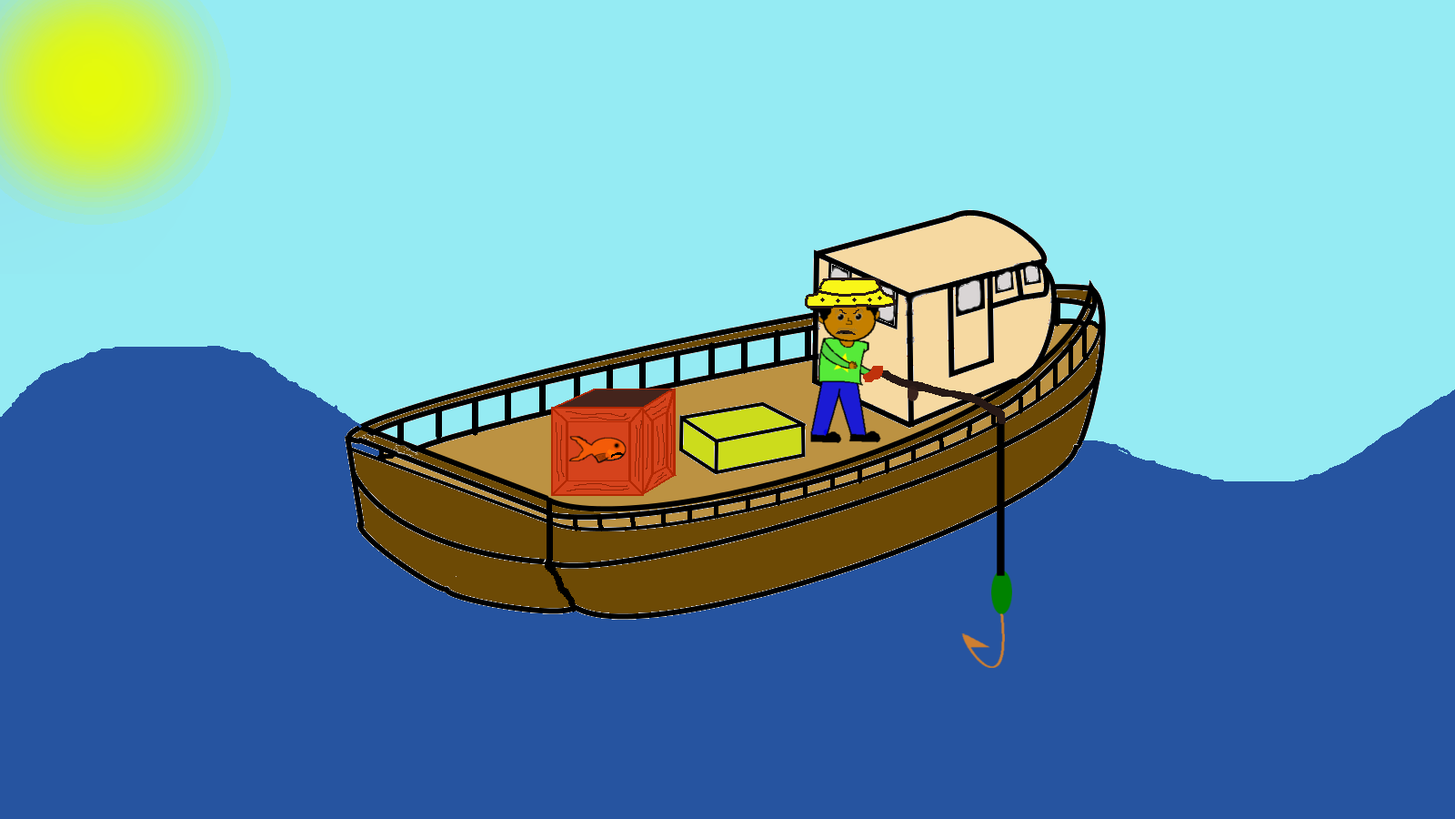
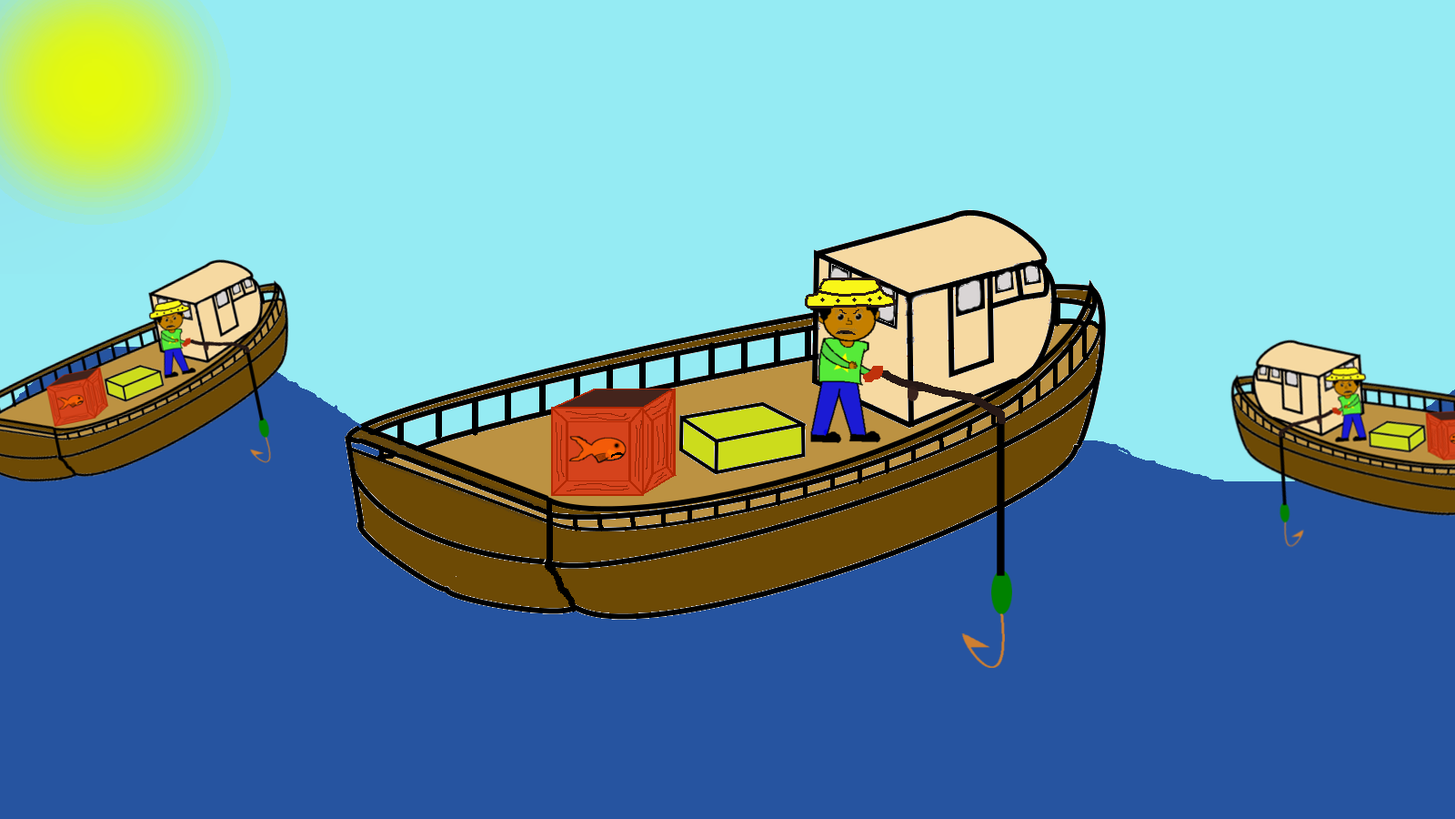
Comparing the layer stacks of the two (1455, 819) images. Changes:
added layer "Layer #2" above "Layer #1" over [1229,338,1455,548]
added layer "Layer #1" above "Background" over [0,258,290,483]
painted on "Background" over [352,431,547,524]
